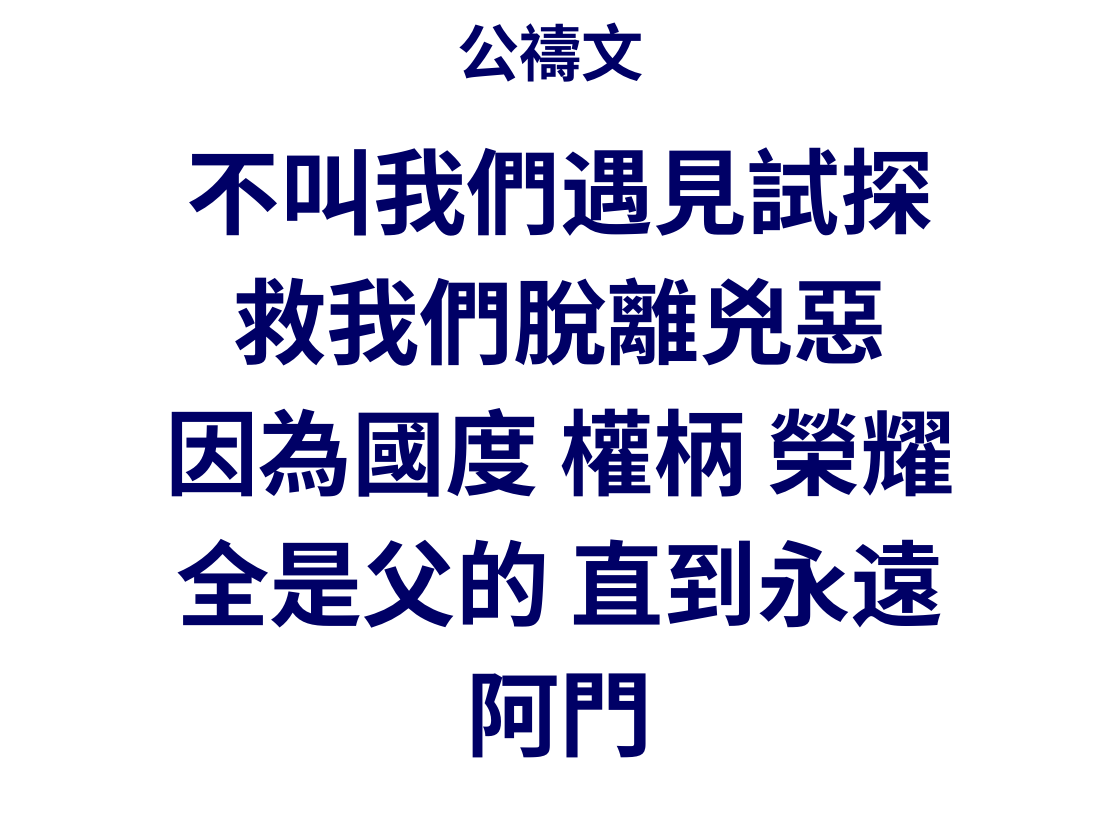
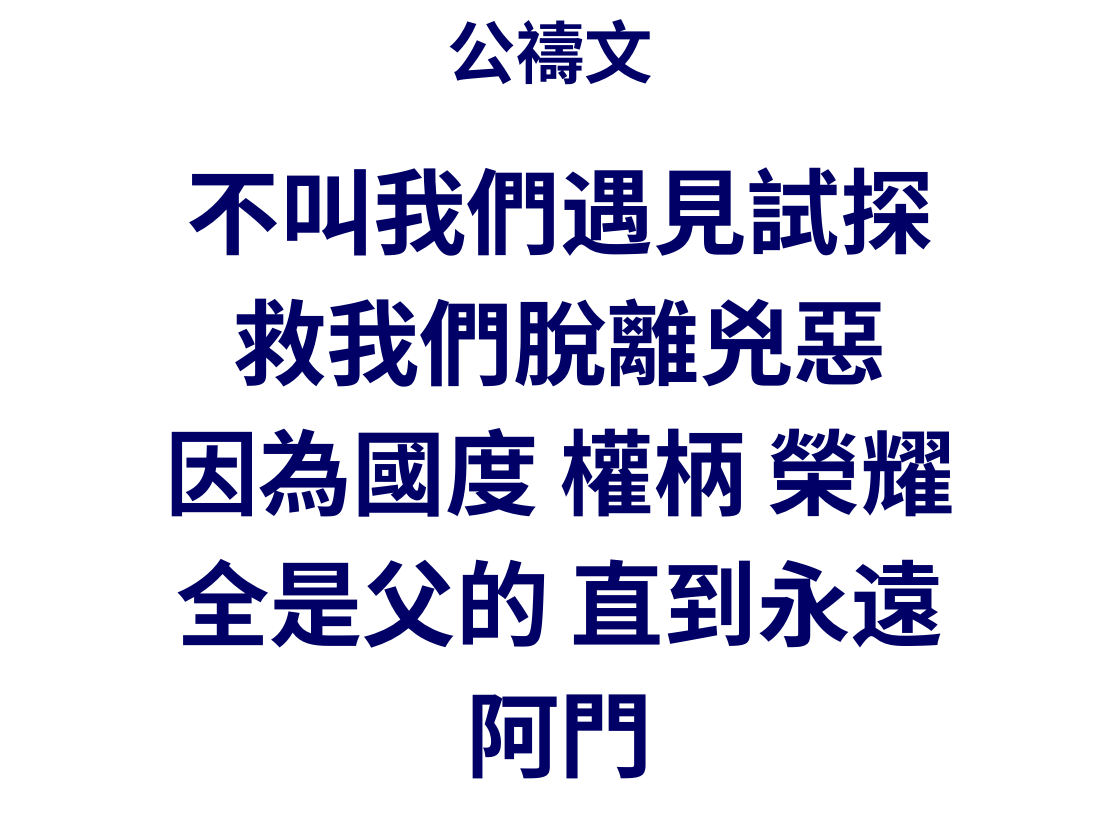
Before and after one commit to batisuoc/other-ppts, a slide deck: slide 20 of 崇拜流程.pptx. Drawn at 1120x840 pixels with LibreOffice and Linux fonts; fonts in the diff are those of the drawing; background and template pictures are left out. Boxes give left, top, right and bottom in pixels: in the first picture for what was removed or moved away, otherwise in the second. Text is boxed around its words. In the diff, an @@ line names an element or a change of style, - is before the commit and + after.

```diff
--- a/崇拜流程.pptx
+++ b/崇拜流程.pptx
@@ title "公禱文" at <box>448,19,653,85</box>: size 40 to 44 pt @@
@@ text "不叫我們遇見試探": place and size @@
-text "不叫我們遇見試探" at <box>165,147,955,758</box>
+text "不叫我們遇見試探" at <box>165,167,955,779</box>
```
Also in this commit, not shown: 20 other slides changed, 7 other files.
